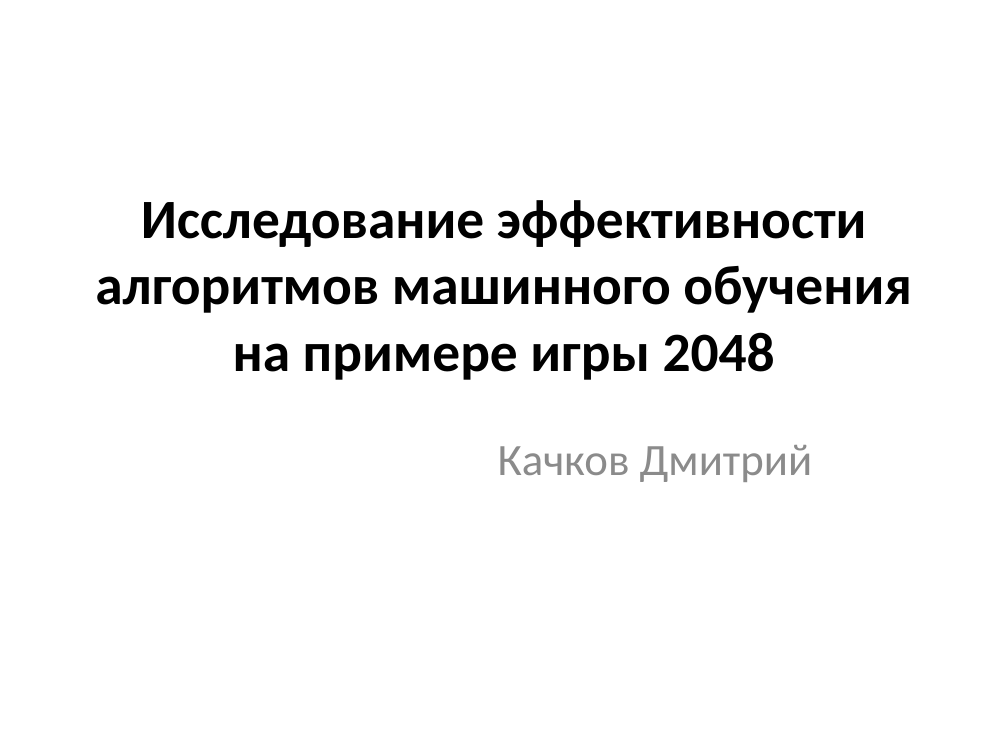
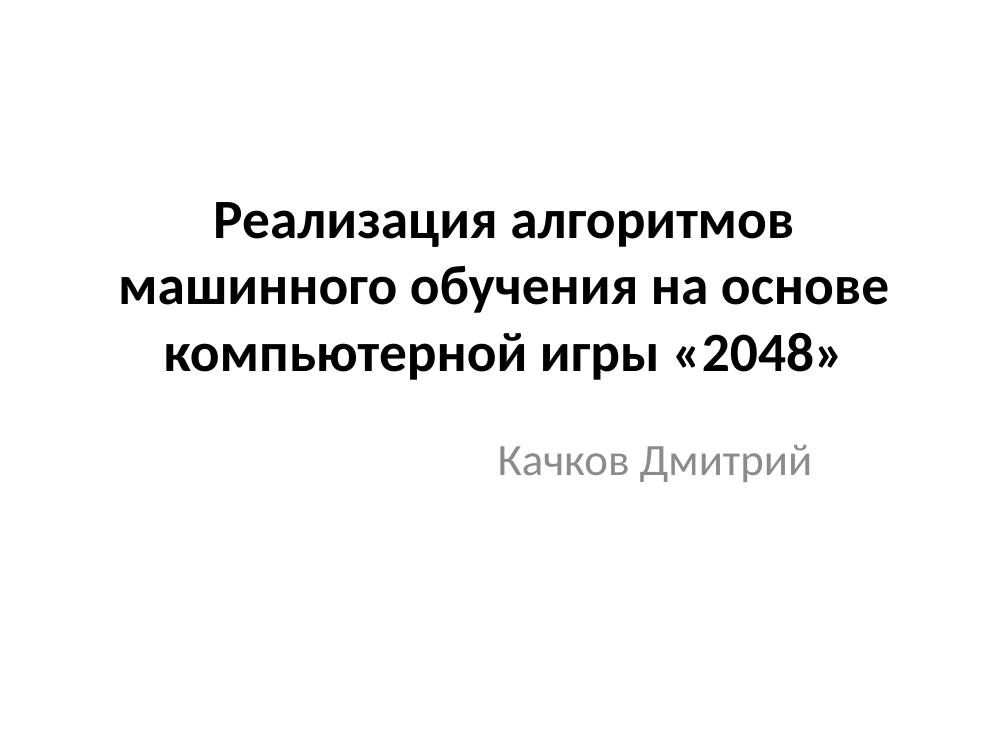
Before and after one commit to ZmicierKachkou/2049, a slide deck: slide 1 of util/шоу.pptx. Drawn at 1008x756 pixels with LibreOffice and Linux fonts; fonts in the diff are those of the drawing. Boxes give left, top, right and bottom in pixels: in the first picture for what was removed or moved away, otherwise in the second. Text is boxed around its words. In the diff, an @@ line names an element or a change of style, - is before the commit and + after.

```diff
--- a/util/шоу.pptx
+++ b/util/шоу.pptx
@@ title at (x1=118, y1=202, x2=889, y2=380): text changed @@
-Исследование эффективности алгоритмов машинного обучения на примере игры 2048
+Реализация алгоритмов машинного обучения на основе компьютерной игры «2048»
```
Also in this commit, not shown: 3 other slides changed, 1 other file.
